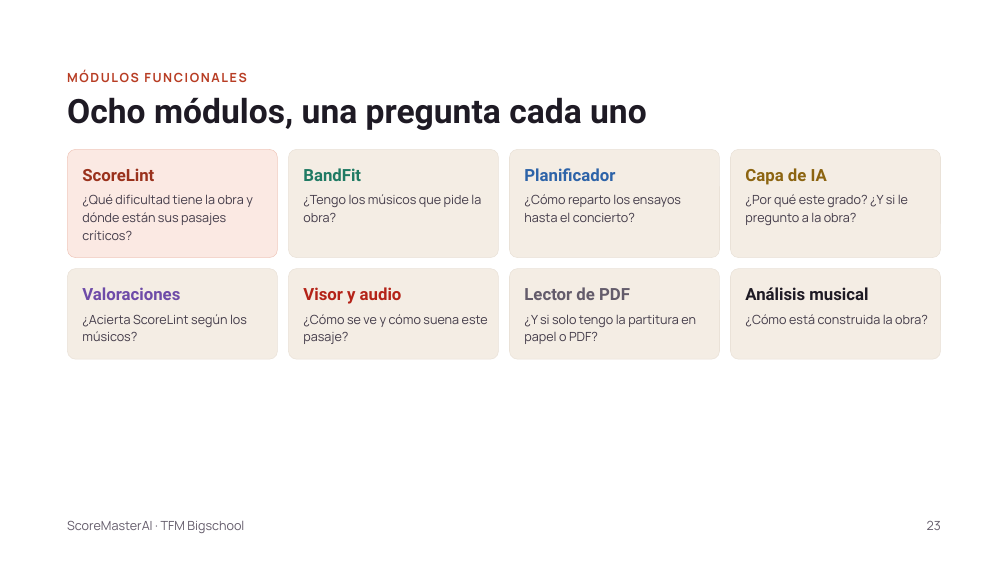
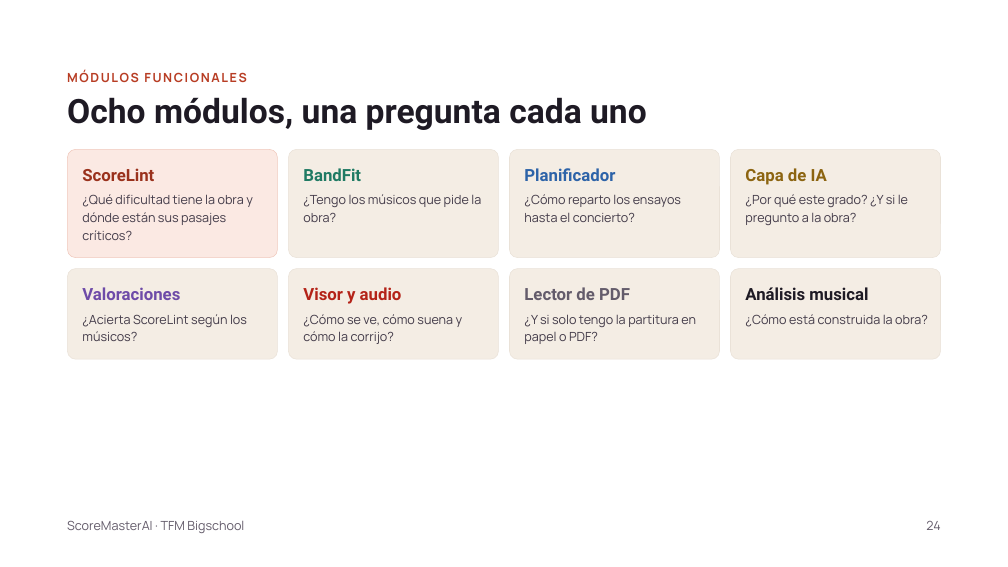
Before and after one commit to monicamorenogomez76/scoremaster-ai, a slide deck: slide 24 of docs/ScoreMasterAI · TFM.pptx (slide 23 before the commit). Drawn at 1008x567 pixels with LibreOffice and Linux fonts; fonts in the diff are those of the drawing. Boxes give left, top, right and bottom in pixels: in the first picture for what was removed or moved away, otherwise in the second. Text is boxed around its words. In the diff, an @@ line names an element or a change of style, - is before the commit and + after.

```diff
--- a/docs/ScoreMasterAI · TFM.pptx
+++ b/docs/ScoreMasterAI · TFM.pptx
@@ text at (303,314,463,344): text changed @@
-¿Cómo se ve y cómo suena este pasaje?
+¿Cómo se ve, cómo suena y cómo la corrijo?
@@ text at (926,521,940,530): text changed @@
-23
+24
```
Also in this commit, not shown: 34 other slides changed, 1 slide added, 3 other files.
